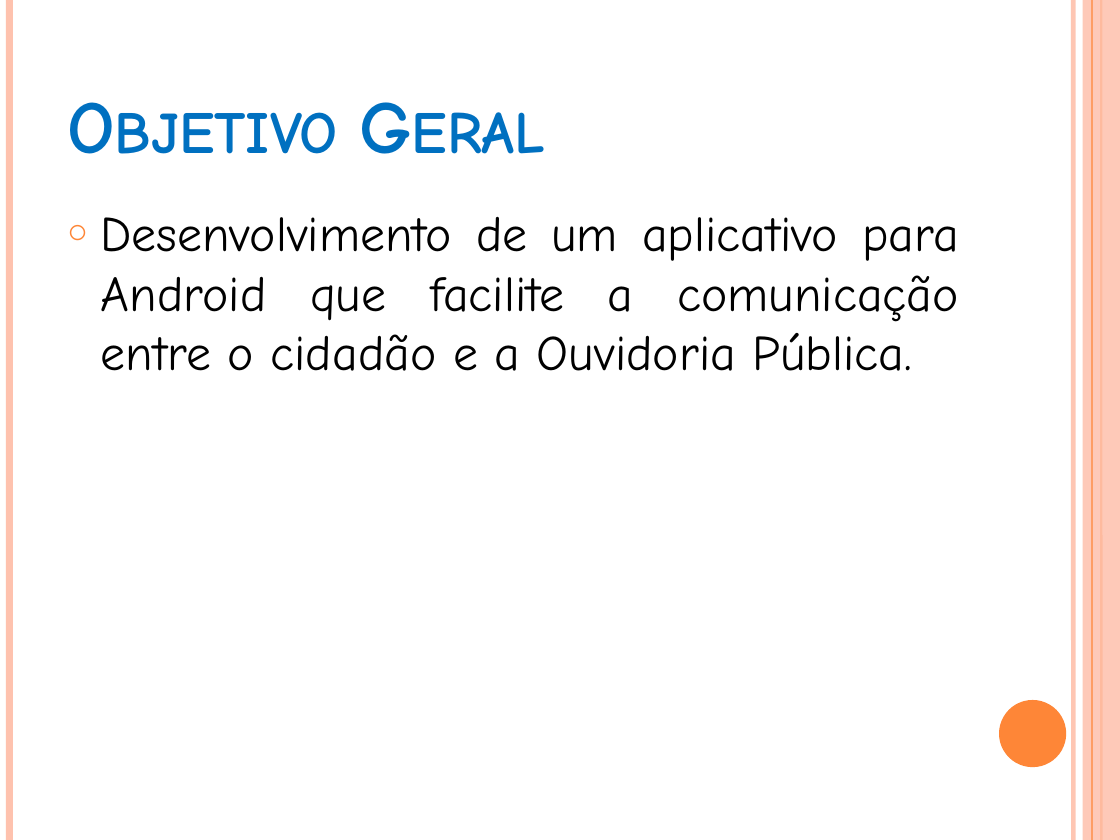
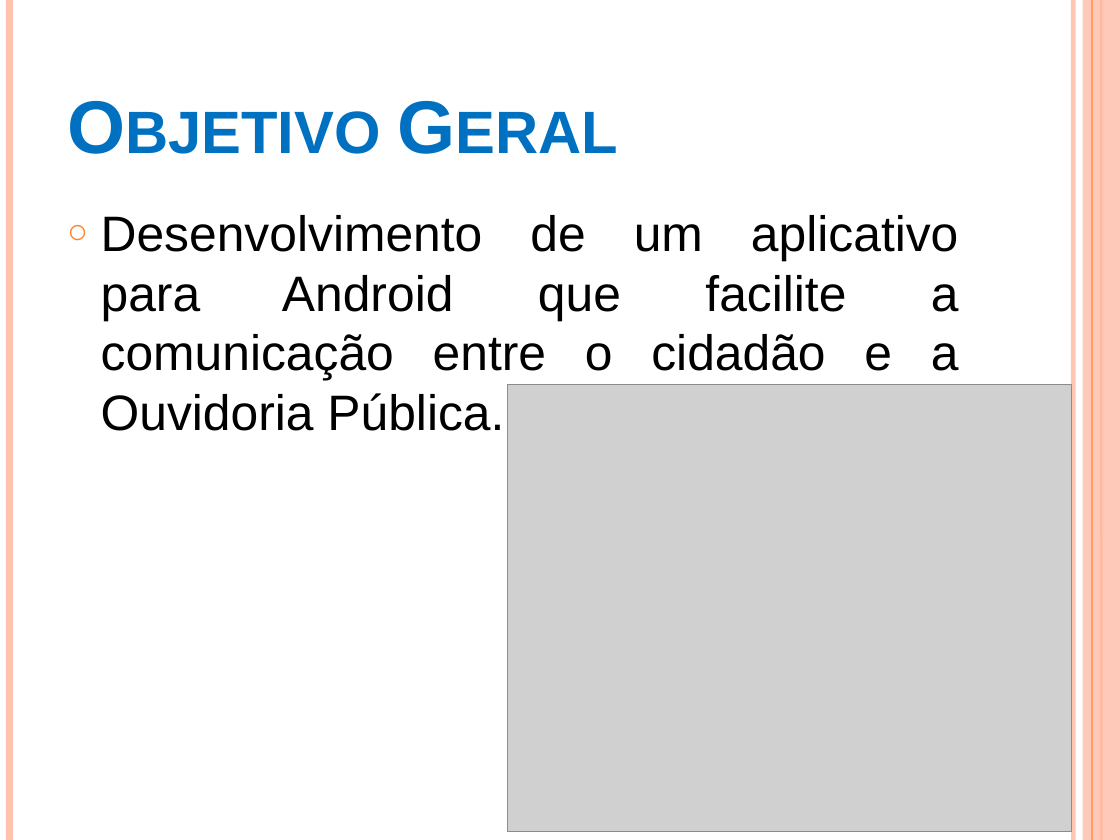
Before and after one commit to matheusmauricio/TCC, a slide deck: slide 4 of Outros/slide.pptx. Drawn at 1120x840 pixels with LibreOffice and Linux fonts; fonts in the diff are those of the drawing; grey boxes stand for pictures. Boxes give left, top, right and bottom in pixels: in the first picture for what was removed or moved away, otherwise in the second. Text is boxed around its words. In the diff, an @@ line names an element or a change of style, - is before the commit and + after.

```diff
--- a/Outros/slide.pptx
+++ b/Outros/slide.pptx
@@ title "Objetivo Geral" at (56, 34, 971, 174): font Comic Neue to Arial @@
@@ text "Desenvolvimento de um aplicativo para ..." at (101, 215, 959, 431): font Comic Neue to Arial @@
@@ picture added at (507, 385, 1072, 832) @@
@@ ellipse removed at (999, 700, 1066, 767) @@
```
Also in this commit, not shown: 9 other slides changed, 2 slides added, 6 other files.
